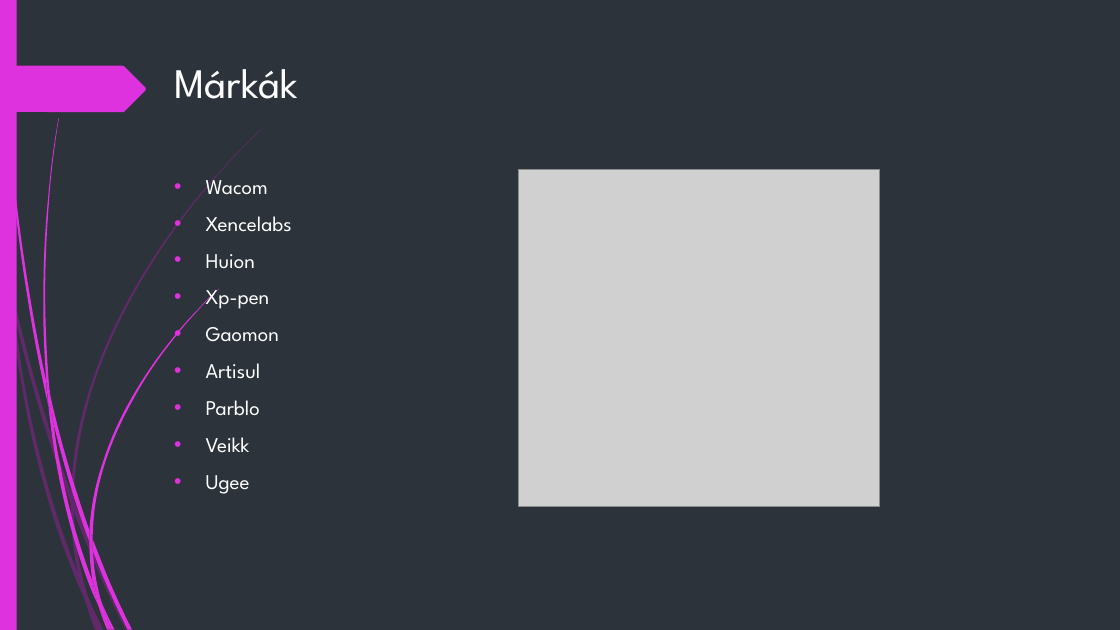
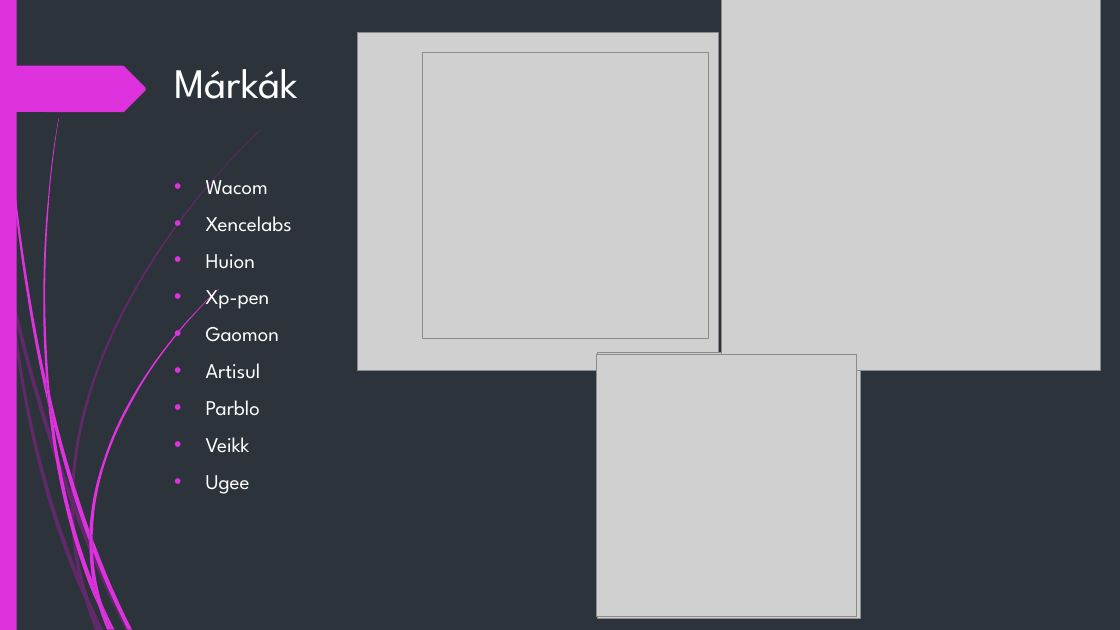
Before and after one commit to AcsBeni/AcsBenjamindigitalisrajz, a slide deck: slide 5 of ÁcsBenjámin.pptx. Drawn at 1120x630 pixels with LibreOffice and Linux fonts; fonts in the diff are those of the drawing; grey boxes stand for pictures. Boxes give left, top, right and bottom in pixels: in the first picture for what was removed or moved away, otherwise in the second. Text is boxed around its words. In the diff, an @@ line names an element or a change of style, - is before the commit and + after.

```diff
--- a/ÁcsBenjámin.pptx
+++ b/ÁcsBenjámin.pptx
@@ picture added at bbox=[722, 0, 1101, 371] @@
@@ picture: place and size @@
-picture at bbox=[519, 169, 880, 507]
+picture at bbox=[358, 33, 718, 371]
@@ picture added at bbox=[423, 52, 709, 339] @@
@@ picture added at bbox=[597, 353, 856, 612] @@
@@ picture added at bbox=[597, 355, 860, 618] @@
@@ picture added at bbox=[597, 355, 856, 617] @@
```
Also in this commit, not shown: 2 other slides changed.
